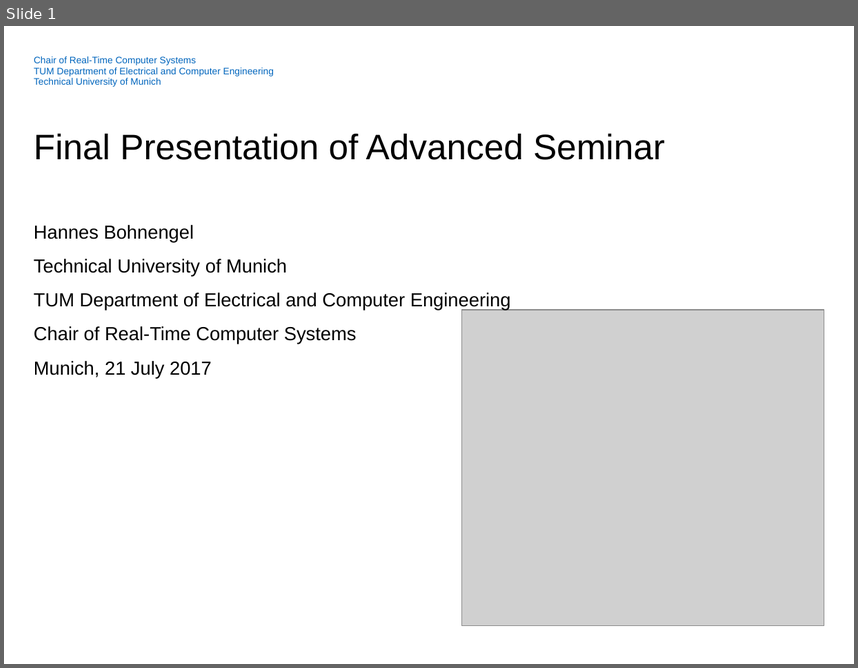
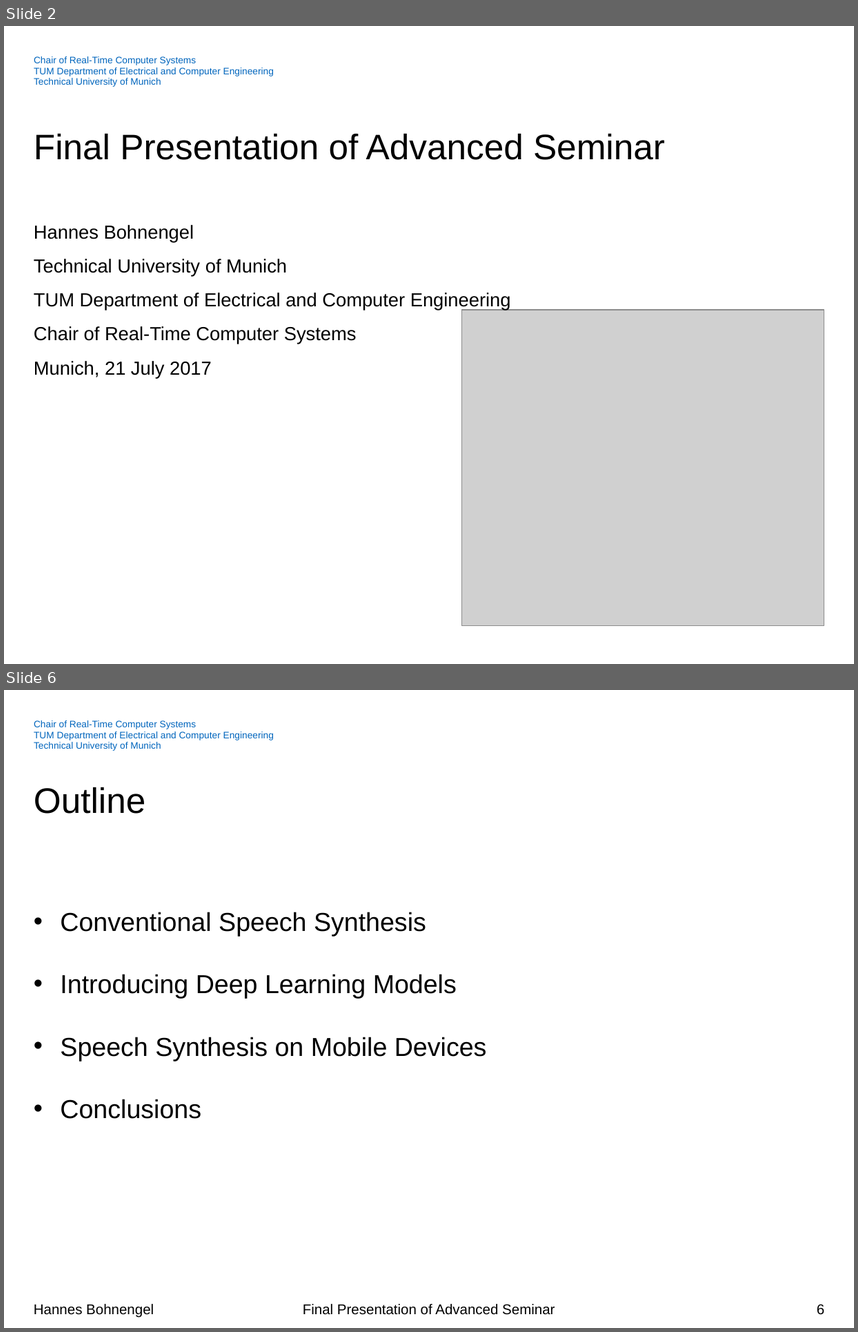
Before and after one commit to hannesb0/deeplearning, a slide deck: pres/Final_Presentation_V01.pptx. Shown one above the other, each under a label of ours: slide 1 before the commit, slides 2 and 6 after it; the slides between them are not shown. The pictures are 858x668 and 858x1332 pixels, drawn with LibreOffice and Linux fonts; fonts in the diff are those of the drawing; grey boxes stand for pictures; background and template pictures are left out. Boxes give left, top, right and bottom in pixels: in the first picture for what was removed or moved away, otherwise in the second. Text is boxed around its words. In the diff, an @@ line names an element or a change of style, - is before the commit and + after.

```diff
--- a/pres/Final_Presentation_V01.pptx
+++ b/pres/Final_Presentation_V01.pptx
@@ slide 6 added at [4,690,854,1328], background #FFFFFF; not listed: 1 template element that a slide beside it also shows @@
@@ title added at [34,787,145,814], 30 pt, text #000000 @@
+Outline
@@ text added at [60,911,487,1118], 22 pt, text #000000 @@
+• Conventional Speech Synthesis
+• Introducing Deep Learning Models
+• Speech Synthesis on Mobile Devices
+• Conclusions
@@ text added at [34,1303,154,1317], 12 pt, text #000000 @@
+Hannes Bohnengel
@@ text added at [303,1303,555,1314], 12 pt, text #000000 @@
+Final Presentation of Advanced Seminar
@@ page number added at [817,1303,824,1314], 12 pt, text #000000 @@
+6
@@ what was slide 1 is now slide 2 @@
```
Also in this commit, not shown: 5 slides changed, 5 other slides added.
